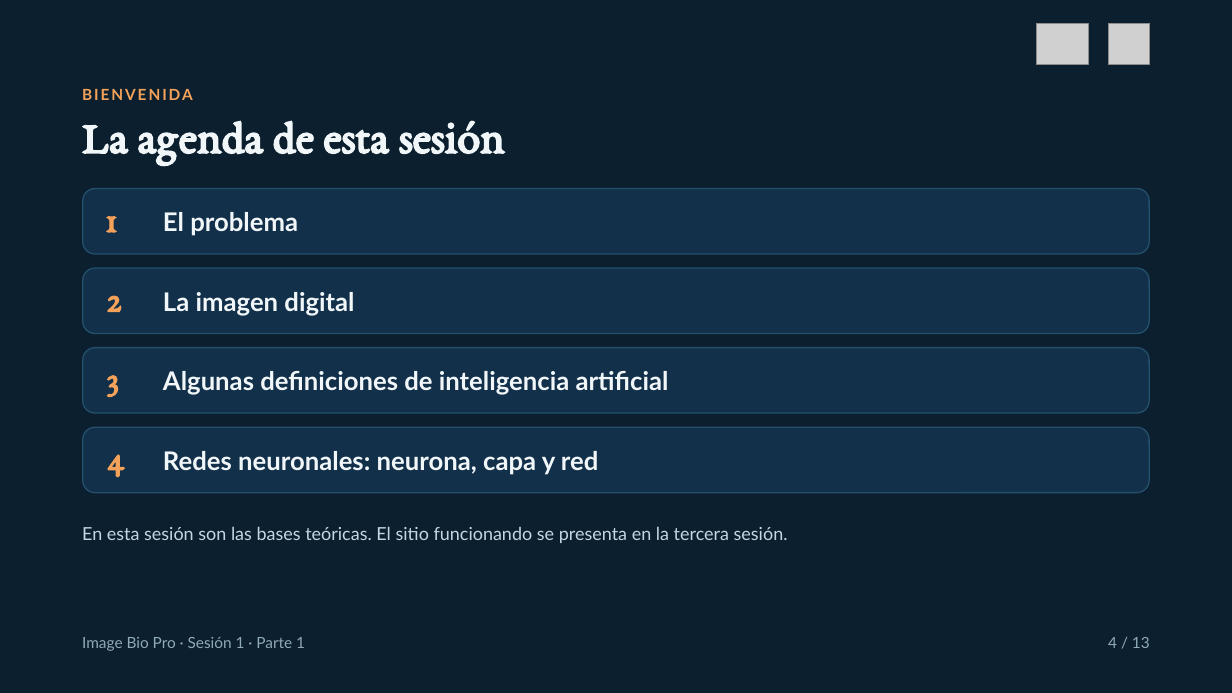
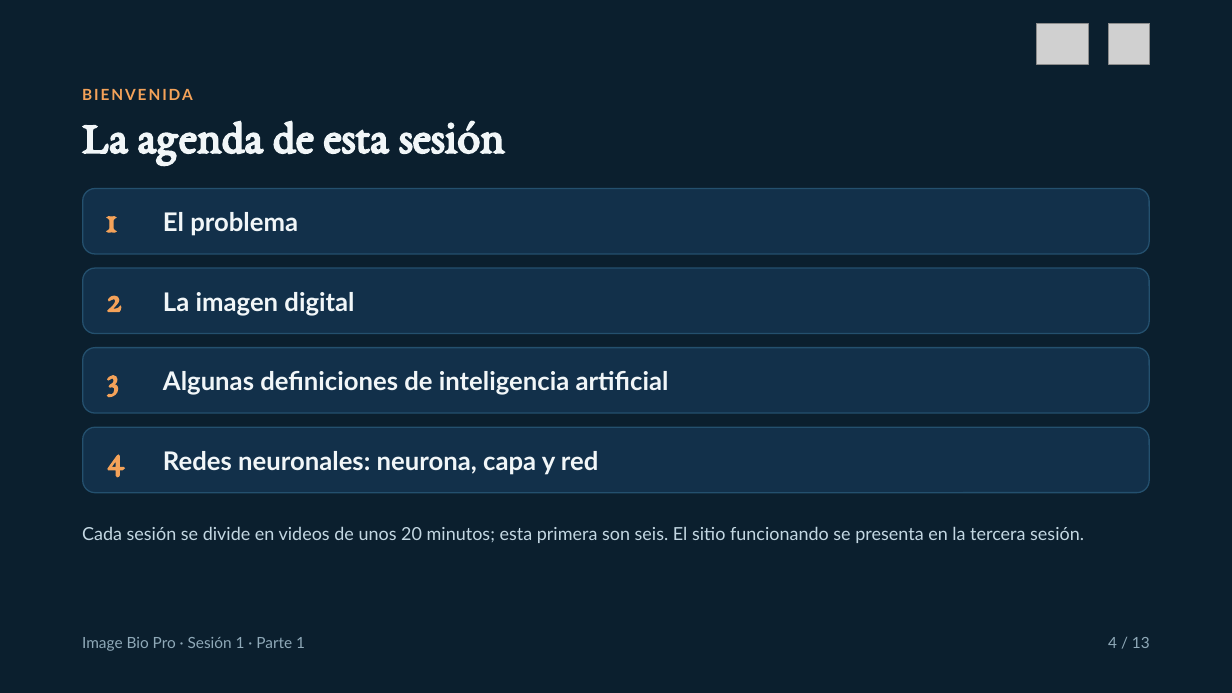
Before and after one commit to ErickJester/image-bio-pro, a slide deck: slide 4 of docs/capacitacion/guion youtube/Image Bio Pro · Sesión 1 · Video 1 El problema.pptx. Drawn at 1232x693 pixels with LibreOffice and Linux fonts; fonts in the diff are those of the drawing; grey boxes stand for pictures. Boxes give left, top, right and bottom in pixels: in the first picture for what was removed or moved away, otherwise in the second. Text is boxed around its words. In the diff, an @@ line names an element or a change of style, - is before the commit and + after.

Commit message:
Cambia sesion por modulo en los guiones y arma el modulo 1 en tres videos con el plan de unos diez videos

```diff
--- a/docs/capacitacion/guion youtube/Image Bio Pro · Sesión 1 · Video 1 El problema.pptx
+++ b/docs/capacitacion/guion youtube/Image Bio Pro · Sesión 1 · Video 1 El problema.pptx
@@ text at (82, 526, 1084, 543): text changed @@
-En esta sesión son las bases teóricas. El sitio funcionando se presenta en la tercera sesión.
+Cada sesión se divide en videos de unos 20 minutos; esta primera son seis. El sitio funcionando se presenta en la tercera sesión.
```
Also in this commit, not shown: 2 other slides changed, 37 other files.
